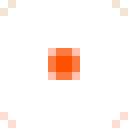
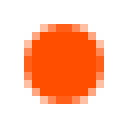
Comparing the layer stacks of the two 128 × 128 images. Changes:
added layer "Layer 6" above "Curves 1" over [left=24, top=24, right=104, bottom=104]
hid "Layer 4", painted on it over [left=0, top=0, right=128, bottom=128]
